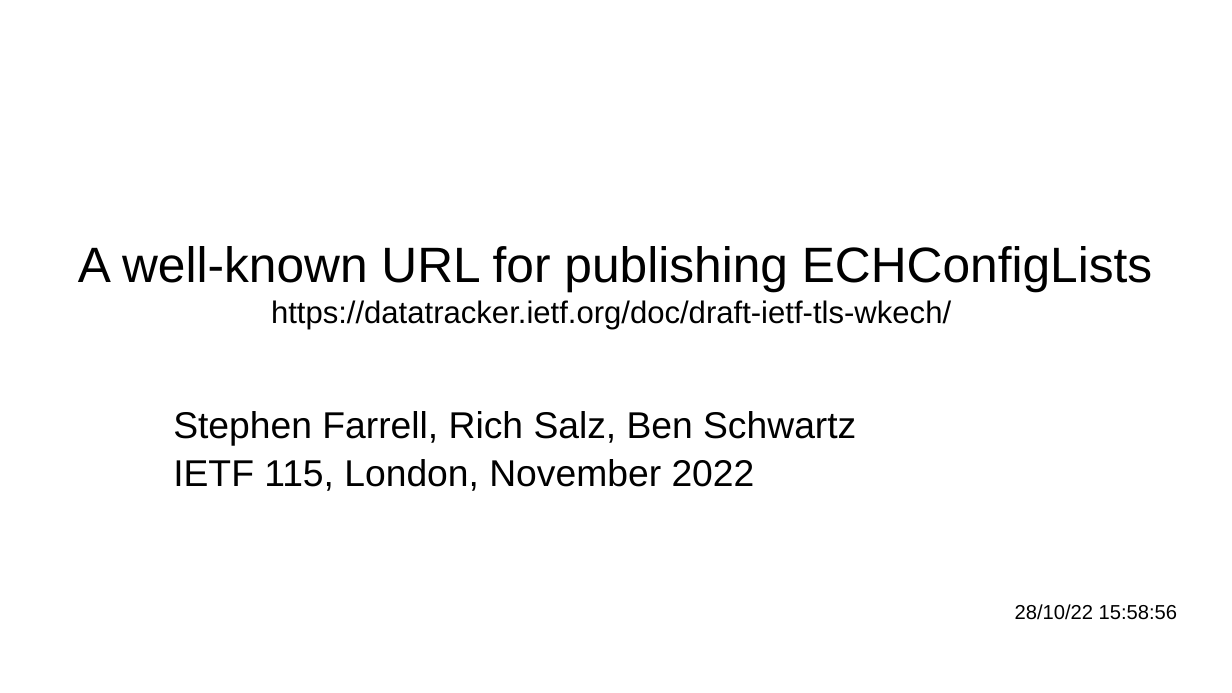
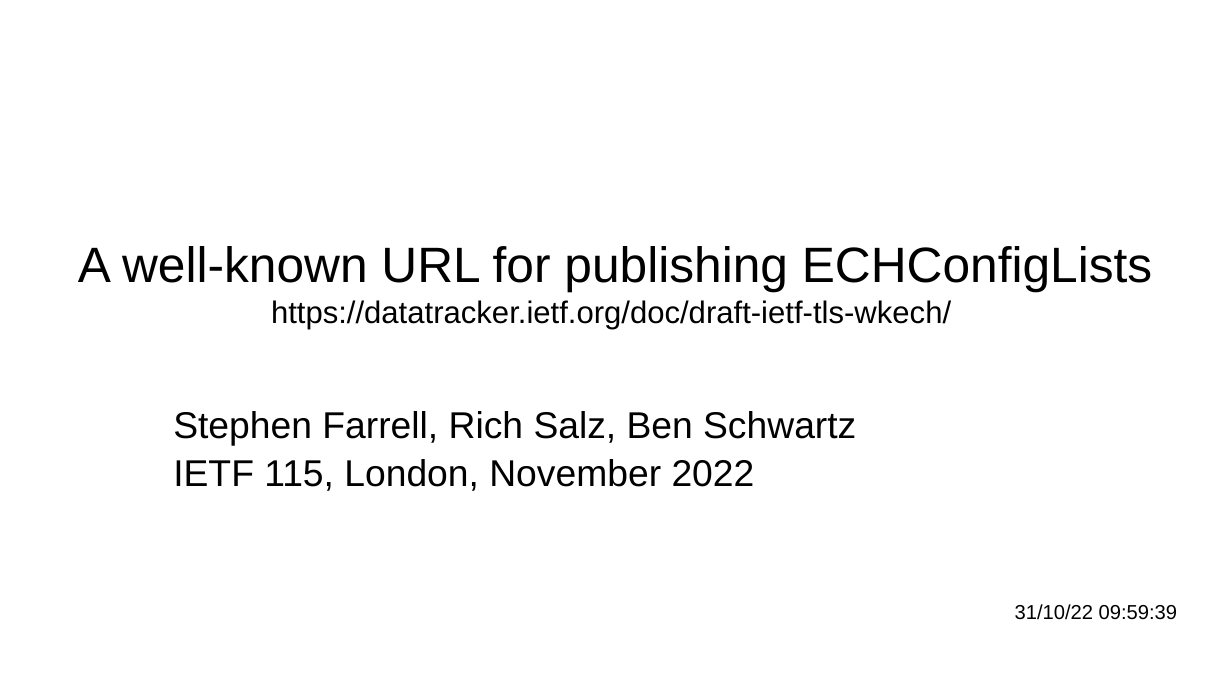
Before and after one commit to sftcd/wkesni, a slide deck: slide 1 of wkech-115-slides.odp. Drawn at 1232x693 pixels with LibreOffice and Linux fonts; fonts in the diff are those of the drawing. Boxes give left, top, right and bottom in pixels: in the first picture for what was removed or moved away, otherwise in the second. Text is boxed around its words. In the diff, an @@ line names an element or a change of style, - is before the commit and + after.

```diff
--- a/wkech-115-slides.odp
+++ b/wkech-115-slides.odp
@@ text at box(1015, 604, 1177, 620): text changed @@
-28/10/22 15:58:56
+31/10/22 09:59:39
```
Also in this commit, not shown: 4 other slides changed, 1 other file.
